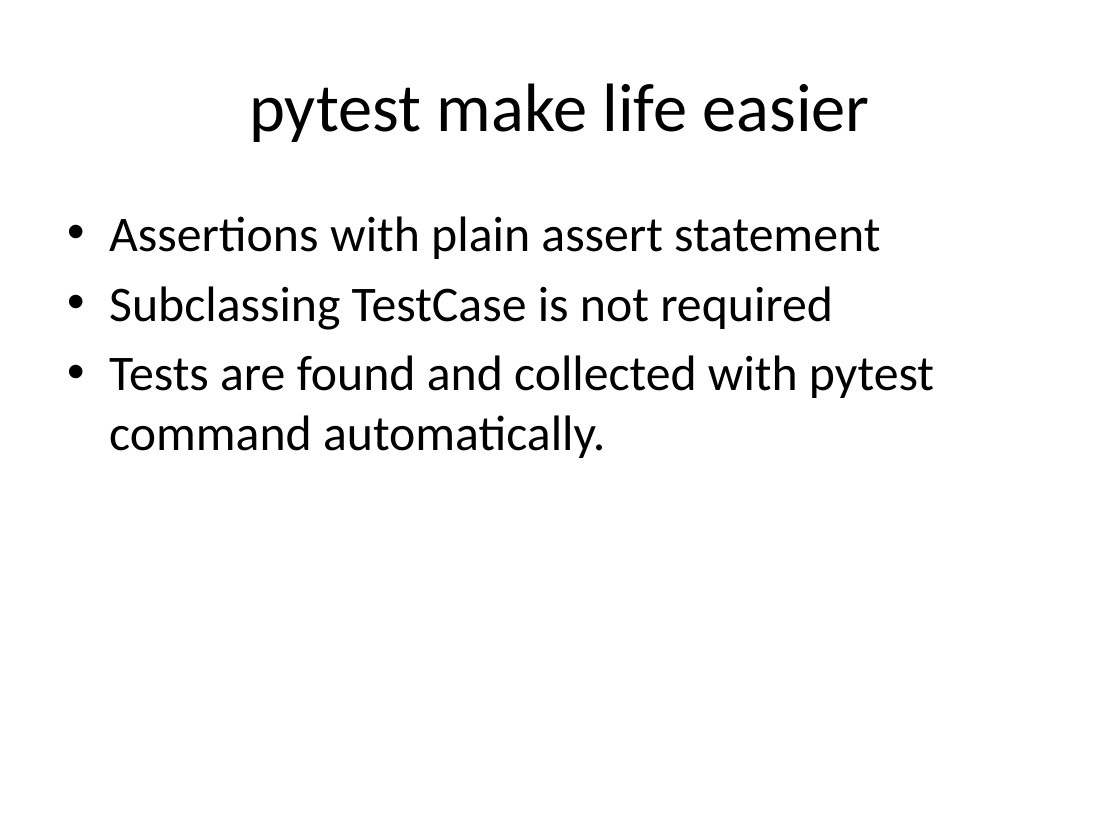
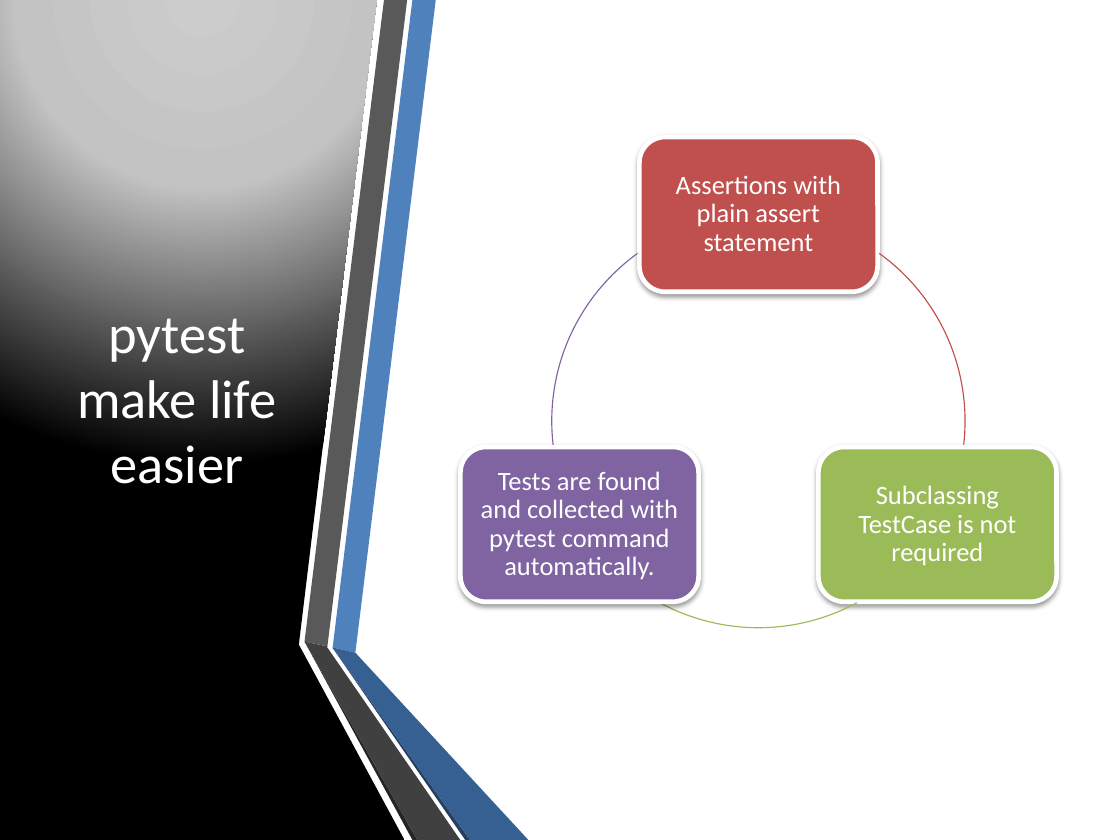
Before and after one commit to hdw868/pytest_demo, a slide deck: slide 5 of docs/Introduction to pytest.pptx (slide 6 before the commit). Drawn at 1120x840 pixels with LibreOffice and Linux fonts; fonts in the diff are those of the drawing. Boxes give left, top, right and bottom in pixels: in the first picture for what was removed or moved away, otherwise in the second. Text is boxed around its words. In the diff, an @@ line names an element or a change of style, - is before the commit and + after.

```diff
--- a/docs/Introduction to pytest.pptx
+++ b/docs/Introduction to pytest.pptx
@@ freeform shape added at box(0, 0, 404, 840), fill gradient #CCCCCC to #C4C4C4 to #000000 @@
@@ title "pytest make life easier": place and size @@
-title "pytest make life easier" at box(249, 83, 870, 142)
+title "pytest make life easier" at box(77, 318, 276, 484)
@@ title "pytest make life easier" at box(77, 318, 276, 484): size 44 to 35 pt, text colour #000000 to #FFFFFF @@
@@ text removed at box(109, 216, 934, 458) @@
-• Assertions with plain assert statement
-• Subclassing TestCase is not required
-• Tests are found and collected with pytest command automatically.
@@ group added at box(460, 137, 1057, 627): 3 rounded rectangles, 3 texts, 3 freeform shapes @@
+Assertions with plain assert statement
+Subclassing TestCase is not required
+Tests are found and collected with pytest command automatically.
@@ group added at box(305, 0, 529, 840): 6 freeform shapes @@
```
Also in this commit, not shown: 11 other slides changed, 3 slides added, 2 slides removed.
